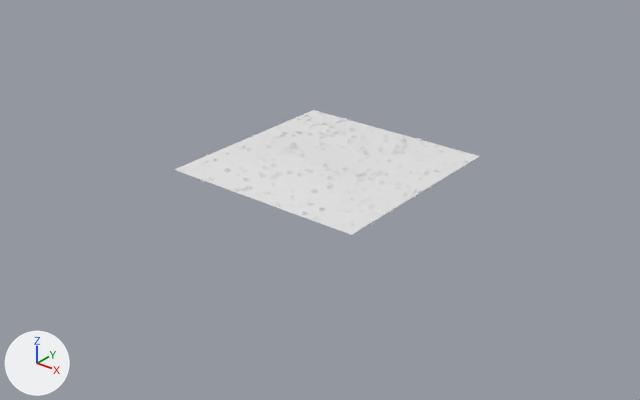
The FBX model Assets/Meshes/floor_noise_with_craters.fbx as it was, and as the next commit left it.
Camera for both pictures: a camera (50 mm lens) standing at (923.0, -1181.0, 650.0) and looking at (1.0, -29.0, -65.0). The axes (+X, +Y, +Z) are drawn at lower left. The lights are the same throughout. Where no turn or scale is listed for an object, it has been applied to the vertices.

Objects in the first picture: 'GeometryNodeHandler', 'Landscape'.
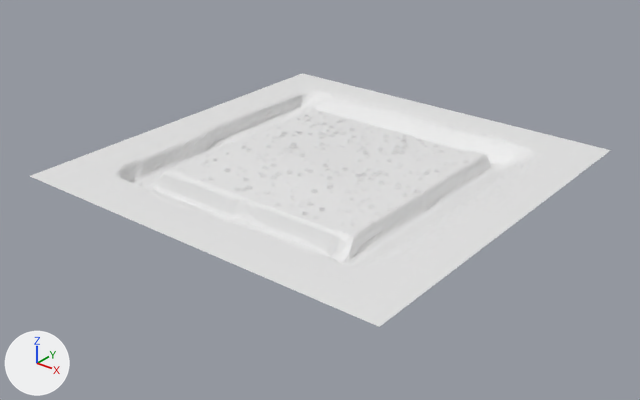
Edits to the bpy script that builds the scene:
```text
Add me_plane:
    me_plane.from_pydata(...)  # 2319 vertices, 4615 faces; spans x -380.0..380.0, y -380.0..380.0, z -41.0..1.0
Add ob_plane:
    ob_plane = bpy.data.objects.new('Plane', me_plane)
    ob_plane.location = (0.0, 0.0, 0.0)
```

Where the change shows, as pixel boxes [x1, y1, x2, y2] in the pictures (640 x 400 px):
'Plane', added: after [30, 73, 611, 327]
